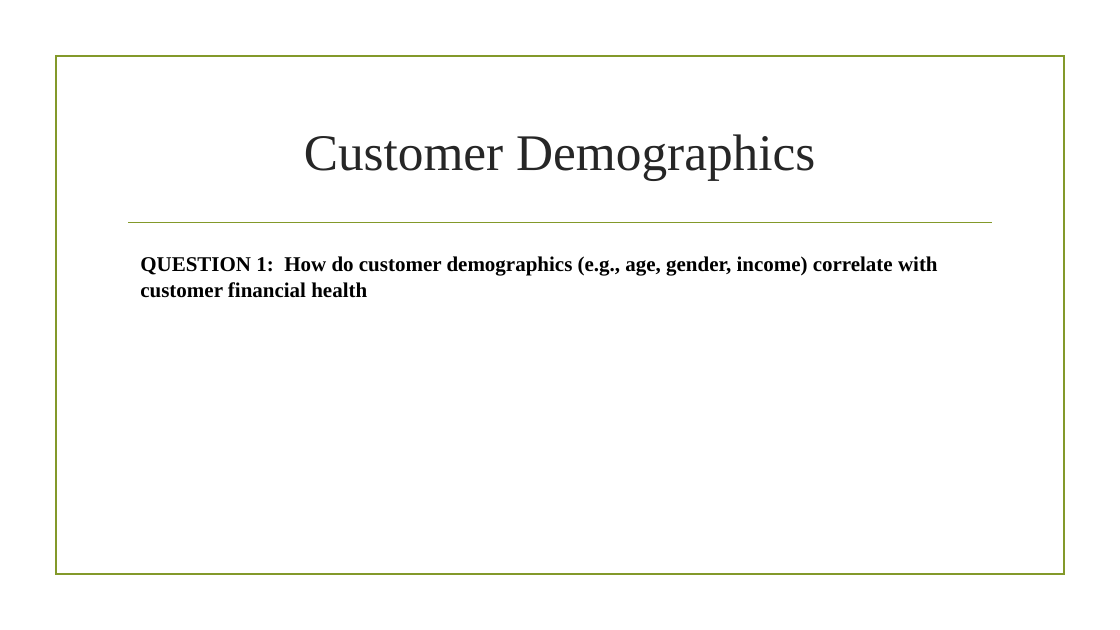
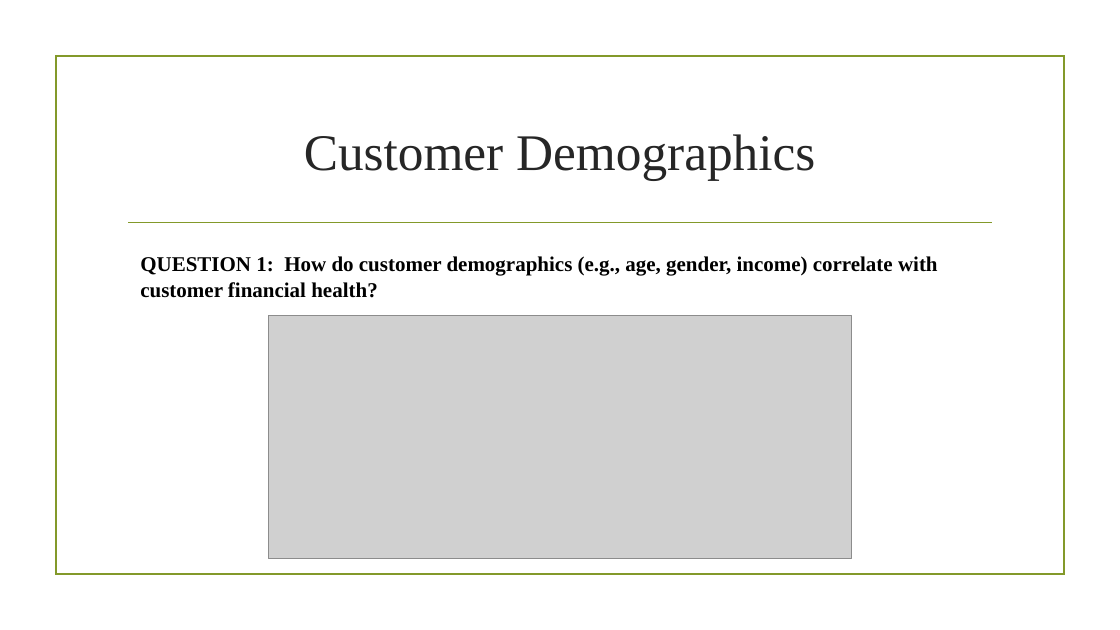
Before and after one commit to crobarnold/project1-group12, a slide deck: slide 4 of Project 1 Group 12 Presentation_CM.pptx. Drawn at 1120x630 pixels with LibreOffice and Linux fonts; fonts in the diff are those of the drawing; grey boxes stand for pictures; background and template pictures are left out. Boxes give left, top, right and bottom in pixels: in the first picture for what was removed or moved away, otherwise in the second. Text is boxed around its words. In the diff, an @@ line names an element or a change of style, - is before the commit and + after.

```diff
--- a/Project 1 Group 12 Presentation_CM.pptx
+++ b/Project 1 Group 12 Presentation_CM.pptx
@@ text at [140,256,938,298]: text changed @@
-QUESTION 1: How do customer demographics (e.g., age, gender, income) correlate with customer financial health
+QUESTION 1: How do customer demographics (e.g., age, gender, income) correlate with customer financial health?
@@ picture added at [268,315,852,559] @@
```
Also in this commit, not shown: 4 other slides changed, 1 other file.
